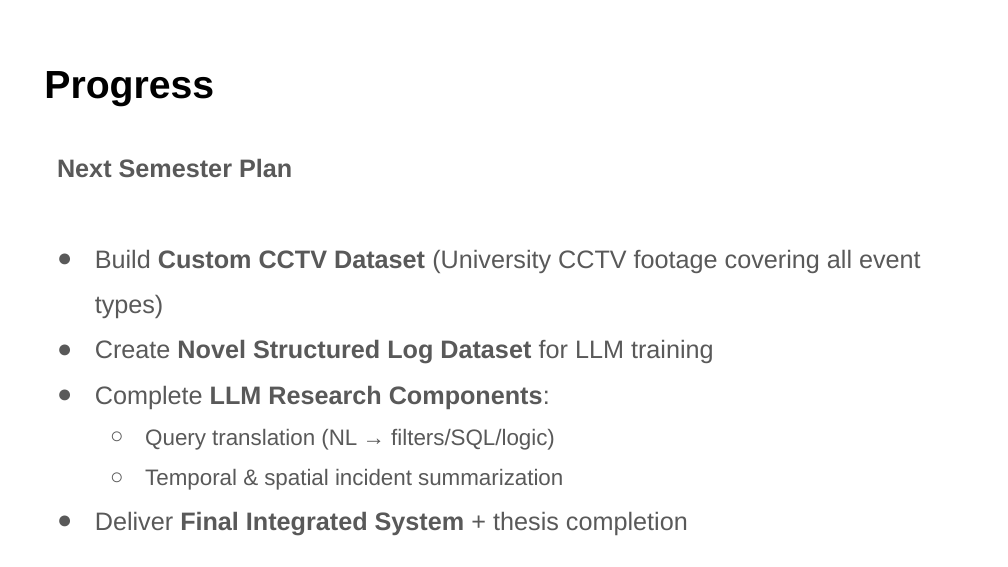
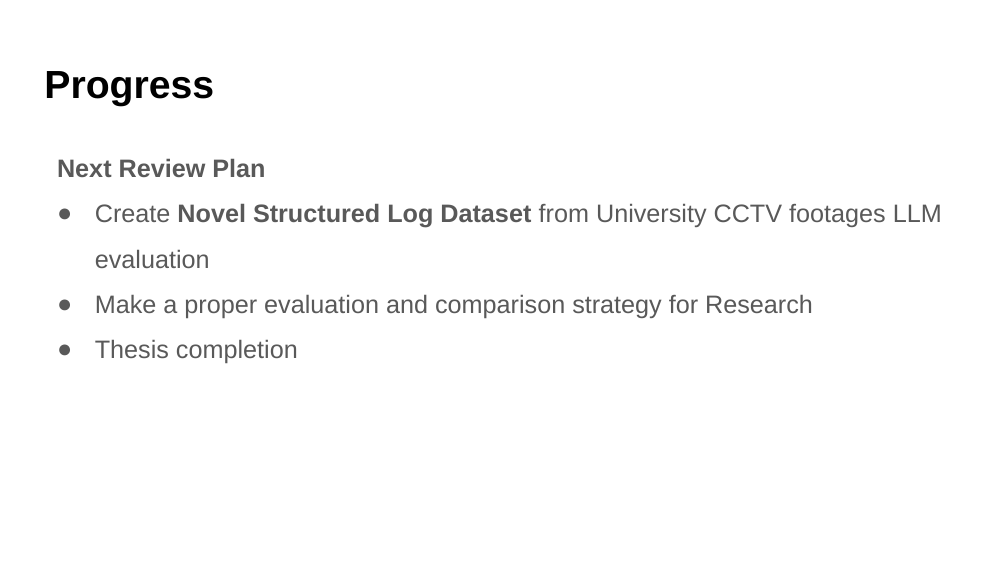
Before and after one commit to Avadh-Ladani-0/vForensIQ, a slide deck: slide 22 of Report/MP_24MCD009.pptx (slide 19 before the commit). Drawn at 1008x567 pixels with LibreOffice and Linux fonts; fonts in the diff are those of the drawing. Boxes give left, top, right and bottom in pixels: in the first picture for what was removed or moved away, otherwise in the second. Text is boxed around its words. In the diff, an @@ line names an element or a change of style, - is before the commit and + after.

```diff
--- a/Report/MP_24MCD009.pptx
+++ b/Report/MP_24MCD009.pptx
@@ text at [57,158,942,363]: text changed @@
-Next Semester Plan
-● Build Custom CCTV Dataset (University CCTV footage covering all event types)
-● Create Novel Structured Log Dataset for LLM training
-● Complete LLM Research Components:
-  ○ Query translation (NL → filters/SQL/logic)
-  ○ Temporal & spatial incident summarization
-● Deliver Final Integrated System + thesis completion
+Next Review Plan
+● Create Novel Structured Log Dataset from University CCTV footages LLM evaluation
+● Make a proper evaluation and comparison strategy for Research
+● Thesis completion
```
Also in this commit, not shown: 14 other slides changed, 3 slides added, 17 other files.
